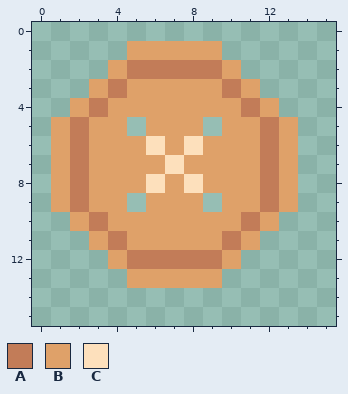
Pixel-art sprite, stored at assets/items/button.png. Above is the file before it was changed.
The file is 16x16 pixels.
Palette (. is transparent): A #c27c58  B #dfa169  C #fde0bc
The same view after the edit:
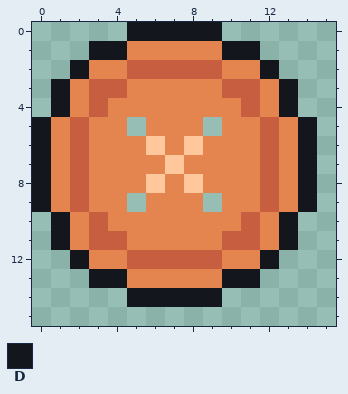
Colours new in this view: D #13161c
The edit:
{"colour":"A","old":"#c27c58","new":"#c75e40"}
{"colour":"B","old":"#dfa169","new":"#e4844e"}
{"colour":"C","old":"#fde0bc","new":"#ffc79c"}
{"y":0,"x":5,"old":".....","new":"DDDDD"}
{"y":1,"x":3,"old":"..","new":"DD"}
{"y":1,"x":10,"old":"..","new":"DD"}
{"y":2,"x":2,"old":"..","new":"DB"}
{"y":2,"x":11,"old":"..","new":"BD"}
{"y":3,"x":1,"old":"..B","new":"DBA"}
{"y":3,"x":11,"old":"B..","new":"ABD"}
{"y":4,"x":1,"old":".","new":"D"}
{"y":4,"x":13,"old":".","new":"D"}
{"y":5,"x":0,"old":".","new":"D"}
{"y":5,"x":14,"old":".","new":"D"}
{"y":6,"x":0,"old":".","new":"D"}
{"y":6,"x":14,"old":".","new":"D"}
{"y":7,"x":0,"old":".","new":"D"}
{"y":7,"x":14,"old":".","new":"D"}
{"y":8,"x":0,"old":".","new":"D"}
{"y":8,"x":14,"old":".","new":"D"}
{"y":9,"x":0,"old":".","new":"D"}
{"y":9,"x":14,"old":".","new":"D"}
{"y":10,"x":1,"old":".","new":"D"}
{"y":10,"x":13,"old":".","new":"D"}
{"y":11,"x":1,"old":"..B","new":"DBA"}
{"y":11,"x":11,"old":"B..","new":"ABD"}
{"y":12,"x":2,"old":"..","new":"DB"}
{"y":12,"x":11,"old":"..","new":"BD"}
{"y":13,"x":3,"old":"..","new":"DD"}
{"y":13,"x":10,"old":"..","new":"DD"}
{"y":14,"x":5,"old":".....","new":"DDDDD"}
{"label":"changed","picture_box":[32,22,317,307]}
